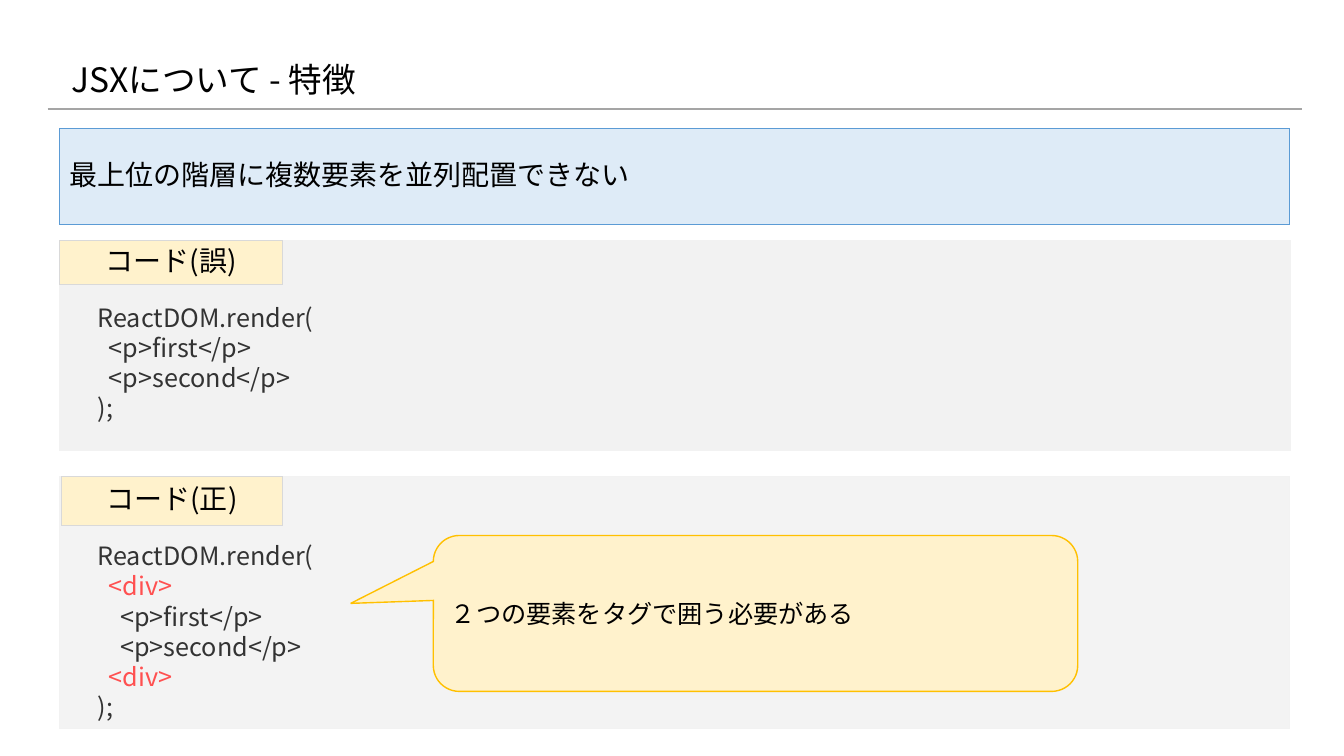
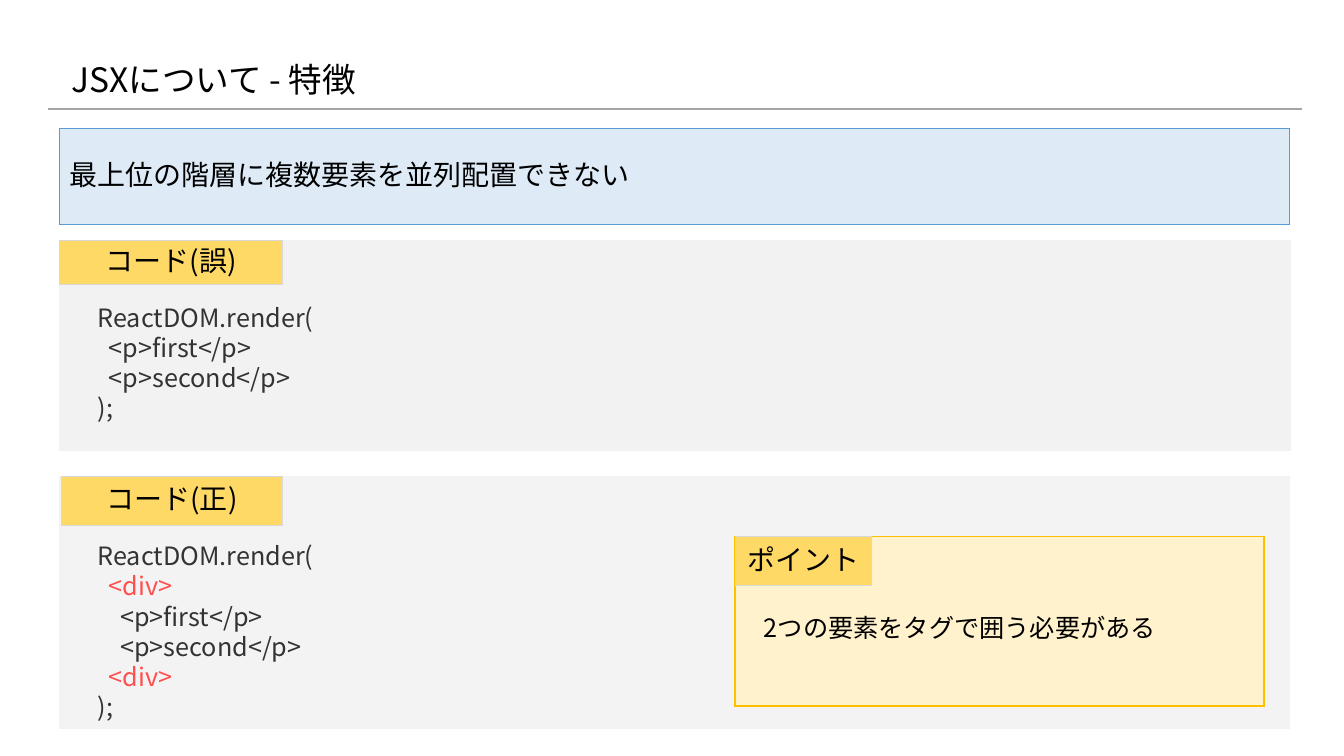
Before and after one commit to konnpeitoon/diary, a slide deck: slide 9 of doc/01_勉強会/01_勉強会資料/20180719_勉強会/02.資料/Reactの基礎知識 .pptx (slide 4 before the commit). Drawn at 1344x756 pixels with LibreOffice and Linux fonts; fonts in the diff are those of the drawing; background and template pictures are left out. Boxes give left, top, right and bottom in pixels: in the first picture for what was removed or moved away, otherwise in the second. Text is boxed around its words. In the diff, an @@ line names an element or a change of style, - is before the commit and + after.

```diff
--- a/doc/01_勉強会/01_勉強会資料/20180719_勉強会/02.資料/Reactの基礎知識 .pptx
+++ b/doc/01_勉強会/01_勉強会資料/20180719_勉強会/02.資料/Reactの基礎知識 .pptx
@@ rectangle "コード(誤)" at [59, 241, 282, 284]: fill #FFF2CC to #FFD966 @@
@@ rectangle "コード(正)" at [62, 477, 283, 526]: fill #FFF2CC to #FFD966 @@
@@ rectangle added at [735, 536, 1264, 706], fill #FFF2CC, outline #FFC000 1 pt @@
@@ rectangle added at [735, 536, 872, 586], fill #FFD966, outline #D9D9D9 0.75 pt, 20 pt, text #000000 @@
+ポイント
@@ text "2つの要素をタグで囲う必要がある": place and size @@
-text "2つの要素をタグで囲う必要がある" at [434, 535, 1078, 692]
+text "2つの要素をタグで囲う必要がある" at [764, 615, 1156, 639]
@@ text "2つの要素をタグで囲う必要がある" at [764, 615, 1156, 639]: vertical alignment middle to top; fill #FFF2CC to none; outline #FFC000 1 pt to none @@
@@ text at [764, 615, 1156, 639]: text changed @@
-２つの要素をタグで囲う必要がある
+2つの要素をタグで囲う必要がある
```
Also in this commit, not shown: 8 other slides changed, 10 slides added, 3 slides removed.
